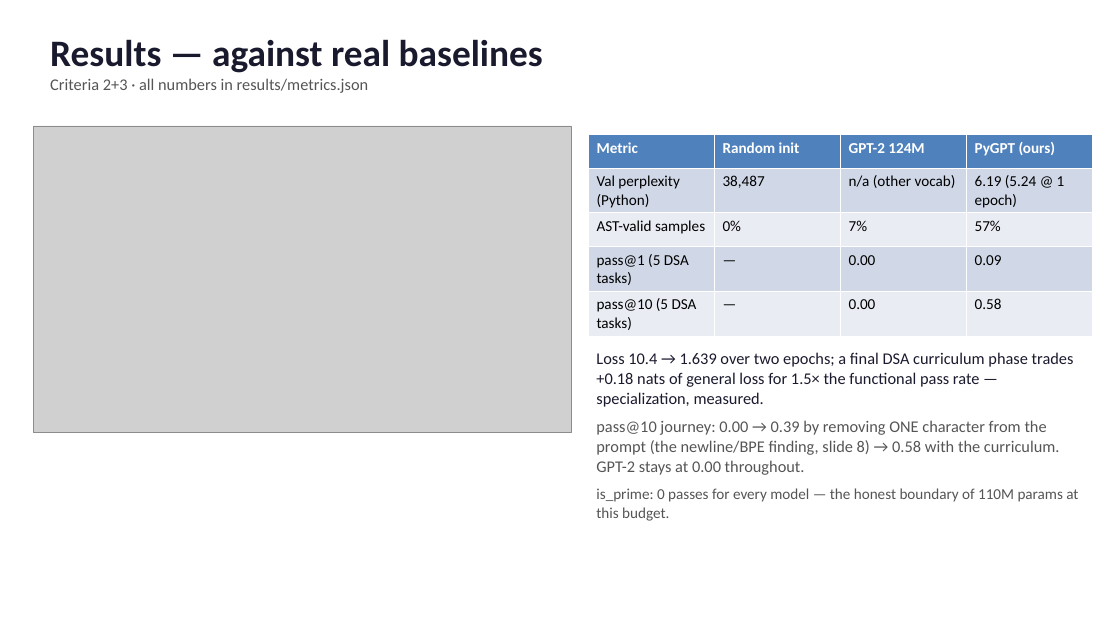
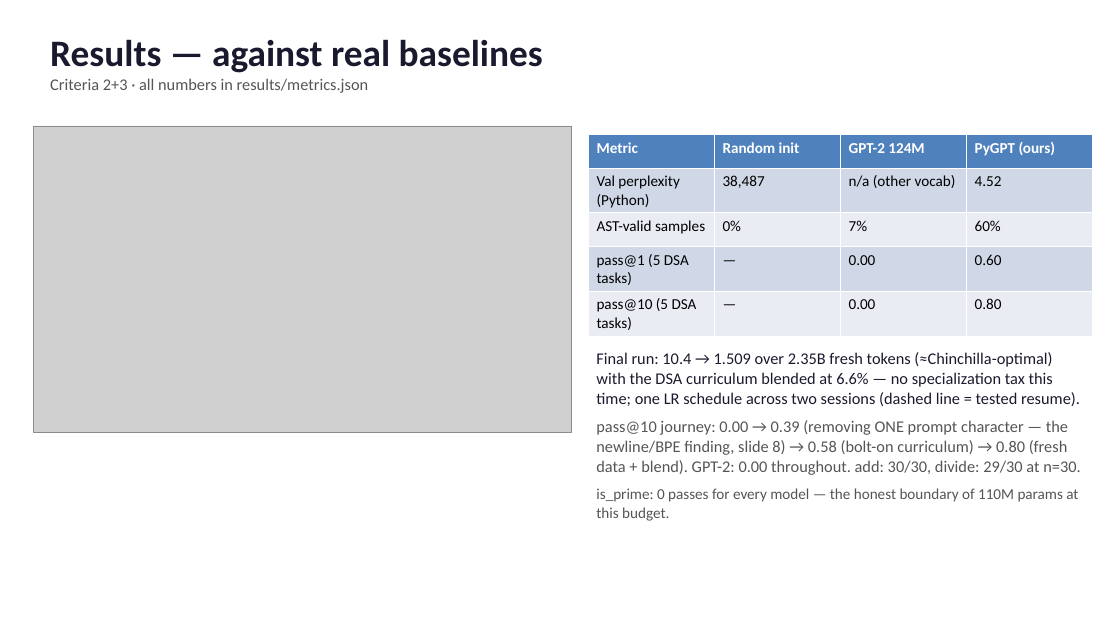
Before and after one commit to Rehan123-bash/pygpt, a slide deck: slide 9 of slides/pygpt_slides.pptx. Drawn at 1120x630 pixels with LibreOffice and Linux fonts; fonts in the diff are those of the drawing; grey boxes stand for pictures. Boxes give left, top, right and bottom in pixels: in the first picture for what was removed or moved away, otherwise in the second. Text is boxed around its words. In the diff, an @@ line names an element or a change of style, - is before the commit and + after.

```diff
--- a/slides/pygpt_slides.pptx
+++ b/slides/pygpt_slides.pptx
@@ table at [588, 134, 1092, 334] @@
-row 2, column 4: 6.19 (5.24 @ 1 epoch)
+row 2, column 4: 4.52
-row 3, column 4: 57%
+row 3, column 4: 60%
-row 4, column 4: 0.09
+row 4, column 4: 0.60
-row 5, column 4: 0.58
+row 5, column 4: 0.80
@@ text at [596, 352, 1080, 475]: text changed; text colour #555555 to #1A1A2E @@
-Loss 10.4 → 1.639 over two epochs; a final DSA curriculum phase trades +0.18 nats of general loss for 1.5× the functional pass rate — specialization, measured.
-pass@10 journey: 0.00 → 0.39 by removing ONE character from the prompt (the newline/BPE finding, slide 8) → 0.58 with the curriculum. GPT-2 stays at 0.00 throughout.
+Final run: 10.4 → 1.509 over 2.35B fresh tokens (≈Chinchilla-optimal) with the DSA curriculum blended at 6.6% — no specialization tax this time; one LR schedule across two sessions (dashed line = tested resume).
+pass@10 journey: 0.00 → 0.39 (removing ONE prompt character — the newline/BPE finding, slide 8) → 0.58 (bolt-on curriculum) → 0.80 (fresh data + blend). GPT-2: 0.00 throughout. add: 30/30, divide: 29/30 at n=30.
```
Also in this commit, not shown: 2 other slides changed, 8 other files.
